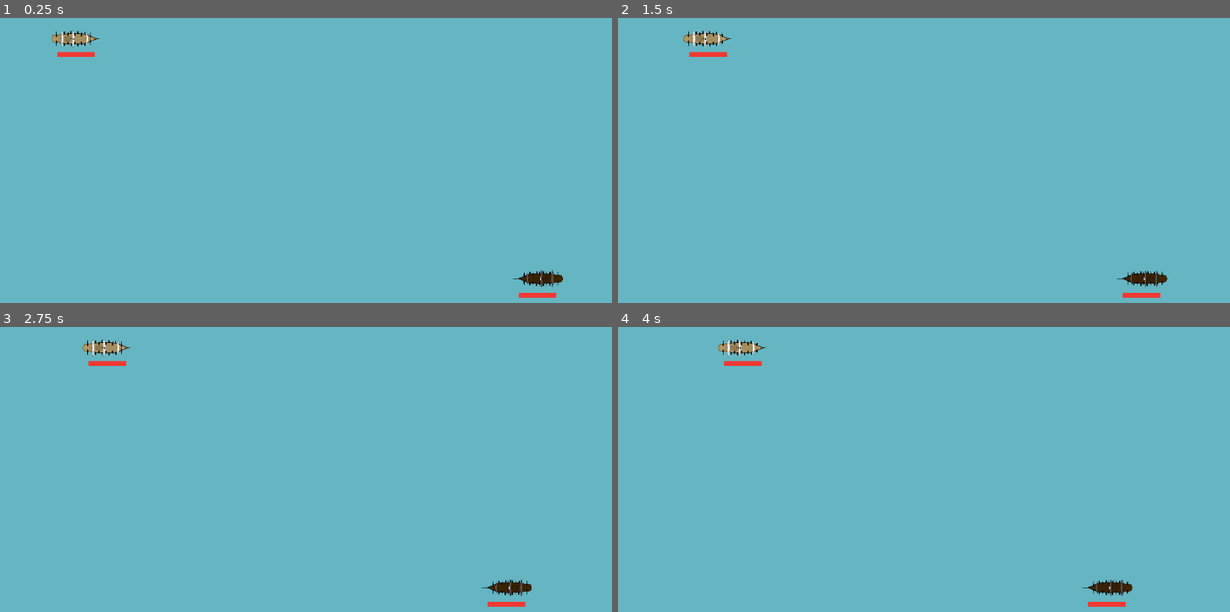
Above: before the commit, frames 1-4 (two rows, left to right).
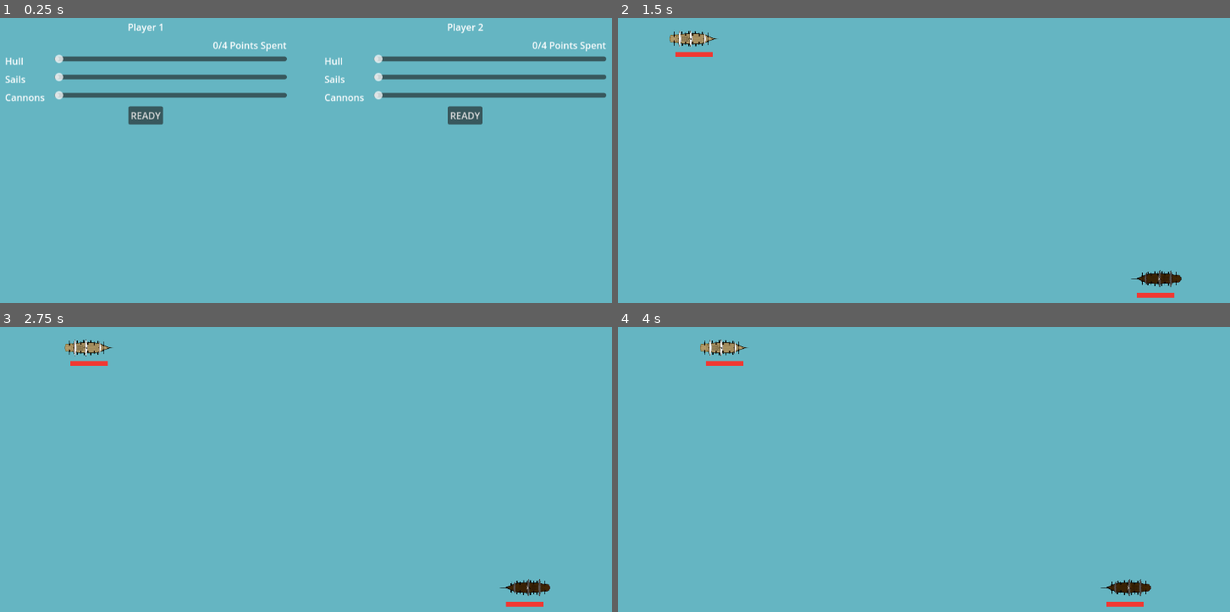
Above: after the commit, the same moments.

Repository: friedev/corsair-warfare
Game: Godot game, scene res://scenes/main.tscn
The game is run twice, just before and just after one commit, with the same random seed, the same clock (stepped at 60 frames per second) and the same inputs.
Inputs (mouse positions are in pixels of both pictures, inside the frame that each line leads up to):
- Up to frame 1 (0.25 s): no input
- Up to frame 2 (1.5 s): click (764, 114) at 0.5 s, where only the run after the commit has a clickable "READY"; click (1083, 114) at 1.25 s, where only the run after the commit has a clickable "READY"
- Up to frame 3 (2.75 s): no input
- Up to frame 4 (4 s): no input

The runs differ from the first frame. In frame 1, 6.7% of the frame differs, in the area x 0-100%, y 1-99%; in frame 2, 0.8%; in frame 3, 1.0%; in frame 4, 1.0%.

Commit message:
Add customization logic

Diff:
--- a/scenes/customization_menu.tscn
+++ b/scenes/customization_menu.tscn
@@ -1,6 +1,7 @@
-[gd_scene load_steps=2 format=3 uid="uid://i2e2c356wg46"]
+[gd_scene load_steps=3 format=3 uid="uid://bs0etbf2qxvdl"]
 
-[ext_resource type="PackedScene" uid="uid://dehe53rxke5t" path="res://scenes/customization_section.tscn" id="1_owfwi"]
+[ext_resource type="Script" path="res://scripts/customization_menu.gd" id="1_i366w"]
+[ext_resource type="PackedScene" uid="uid://bbs8f7tcmbrkl" path="res://scenes/customization_section.tscn" id="1_owfwi"]
 
 [node name="CustomizationMenu" type="MarginContainer"]
 anchors_preset = 15
@@ -12,6 +13,7 @@
 theme_override_constants/margin_top = 64
 theme_override_constants/margin_right = 64
 theme_override_constants/margin_bottom = 64
+script = ExtResource("1_i366w")
 
 [node name="HBoxContainer" type="HBoxContainer" parent="."]
 layout_mode = 2
@@ -27,6 +29,7 @@
 horizontal_alignment = 1
 
 [node name="CustomizationSection1" parent="HBoxContainer/VBoxContainer" instance=ExtResource("1_owfwi")]
+unique_name_in_owner = true
 layout_mode = 2
 
 [node name="VBoxContainer2" type="VBoxContainer" parent="HBoxContainer"]
@@ -39,4 +42,8 @@
 horizontal_alignment = 1
 
 [node name="CustomizationSection2" parent="HBoxContainer/VBoxContainer2" instance=ExtResource("1_owfwi")]
+unique_name_in_owner = true
 layout_mode = 2
+
+[connection signal="player_ready" from="HBoxContainer/VBoxContainer/CustomizationSection1" to="." method="_on_customization_section_1_player_ready"]
+[connection signal="player_ready" from="HBoxContainer/VBoxContainer2/CustomizationSection2" to="." method="_on_customization_section_2_player_ready"]
--- a/scenes/customization_section.tscn
+++ b/scenes/customization_section.tscn
@@ -1,4 +1,6 @@
-[gd_scene format=3 uid="uid://dehe53rxke5t"]
+[gd_scene load_steps=2 format=3 uid="uid://bbs8f7tcmbrkl"]
+
+[ext_resource type="Script" path="res://scripts/customization_section.gd" id="1_sw0ox"]
 
 [node name="CustomizationSection" type="VBoxContainer"]
 anchors_preset = 15
@@ -7,13 +9,16 @@
 grow_horizontal = 2
 grow_vertical = 2
 size_flags_horizontal = 3
+script = ExtResource("1_sw0ox")
+max_points = 4
 
 [node name="TextureRect" type="TextureRect" parent="."]
 layout_mode = 2
 
 [node name="PointsLabel" type="Label" parent="."]
+unique_name_in_owner = true
 layout_mode = 2
-text = "4/4 Points Remaining"
+text = "4/4 Points Spent"
 horizontal_alignment = 2
 
 [node name="HBoxContainer" type="GridContainer" parent="."]
@@ -51,3 +56,14 @@
 layout_mode = 2
 size_flags_horizontal = 3
 max_value = 3.0
+
+[node name="ReadyButton" type="Button" parent="."]
+unique_name_in_owner = true
+layout_mode = 2
+size_flags_horizontal = 4
+text = "READY"
+
+[connection signal="value_changed" from="HBoxContainer/HullSlider" to="." method="_on_slider_value_changed"]
+[connection signal="value_changed" from="HBoxContainer/SailsSlider" to="." method="_on_slider_value_changed"]
+[connection signal="value_changed" from="HBoxContainer/CannonsSlider" to="." method="_on_slider_value_changed"]
+[connection signal="pressed" from="ReadyButton" to="." method="_on_ready_button_pressed"]
--- a/scenes/main.tscn
+++ b/scenes/main.tscn
@@ -1,13 +1,16 @@
-[gd_scene load_steps=5 format=3 uid="uid://b8nmvmqb1gyyp"]
+[gd_scene load_steps=6 format=3 uid="uid://b8nmvmqb1gyyp"]
 
+[ext_resource type="Script" path="res://scripts/main.gd" id="1_dq6dd"]
 [ext_resource type="PackedScene" uid="uid://c0v5jsh58pr1x" path="res://scenes/ship.tscn" id="1_ra0tt"]
 [ext_resource type="Texture2D" uid="uid://ccurknedxv85g" path="res://sprites/ships/white/health_high.png" id="2_1fgds"]
 [ext_resource type="Script" path="res://scripts/camera.gd" id="4_6ifil"]
-[ext_resource type="PackedScene" path="res://scenes/customization_menu.tscn" id="5_ke02y"]
+[ext_resource type="PackedScene" uid="uid://bs0etbf2qxvdl" path="res://scenes/customization_menu.tscn" id="5_ke02y"]
 
 [node name="Main" type="Node"]
+script = ExtResource("1_dq6dd")
 
 [node name="Ship1" parent="." instance=ExtResource("1_ra0tt")]
+unique_name_in_owner = true
 position = Vector2(184, 95)
 player = 1
 texture_health_high = ExtResource("2_1fgds")
@@ -16,6 +19,7 @@
 metadata/_edit_group_ = true
 
 [node name="Ship2" parent="." instance=ExtResource("1_ra0tt")]
+unique_name_in_owner = true
 position = Vector2(972, 506)
 rotation = 3.14159
 player = 2
@@ -27,12 +31,15 @@
 ship2 = NodePath("../Ship2")
 
 [node name="Menus" type="MarginContainer" parent="."]
-visible = false
 anchors_preset = 15
 anchor_right = 1.0
 anchor_bottom = 1.0
 grow_horizontal = 2
 grow_vertical = 2
 
-[node name="CustomizationMenu" parent="Menus" instance=ExtResource("5_ke02y")]
+[node name="CustomizationMenu" parent="Menus" node_paths=PackedStringArray("ship1", "ship2") instance=ExtResource("5_ke02y")]
 layout_mode = 2
+ship1 = NodePath("../../Ship1")
+ship2 = NodePath("../../Ship2")
+
+[connection signal="players_ready" from="Menus/CustomizationMenu" to="." method="_on_customization_menu_players_ready"]
--- /dev/null
+++ b/scripts/customization_menu.gd
@@ -0,0 +1,39 @@
+extends Container
+class_name CustomizationMenu
+
+signal players_ready
+
+@export var ship1: Ship
+@export var ship2: Ship
+
+@onready var section1: CustomizationSection = %CustomizationSection1
+@onready var section2: CustomizationSection = %CustomizationSection2
+
+var player_1_ready := false
+var player_2_ready := false
+
+var hull_values: Array[float] = [1.0, (4.0 / 3.0), (5.0 / 3.0), 2.0]
+var sails_values: Array[float] = [1.0, (4.0 / 3.0), (5.0 / 3.0), 2.0]
+var cannons_values: Array[int] = [3, 4, 5, 6]
+
+
+func apply_customization(ship: Ship, section: CustomizationSection) -> void:
+	ship.max_health = self.hull_values[section.hull_slider.value]
+	ship.speed *= self.sails_values[section.sails_slider.value]
+	ship.cannon_count = self.cannons_values[section.cannons_slider.value]
+
+
+func _on_customization_section_1_player_ready() -> void:
+	self.player_1_ready = true
+	self.apply_customization(self.ship1, self.section1)
+	if self.player_2_ready:
+		self.players_ready.emit()
+		self.hide()
+
+
+func _on_customization_section_2_player_ready() -> void:
+	self.player_2_ready = true
+	self.apply_customization(self.ship2, self.section2)
+	if self.player_1_ready:
+		self.players_ready.emit()
+		self.hide()
--- /dev/null
+++ b/scripts/customization_section.gd
@@ -0,0 +1,58 @@
+extends Container
+class_name CustomizationSection
+
+signal player_ready
+
+@export var max_points: int
+
+var is_player_ready := false
+
+@onready var points_label: Label = %PointsLabel
+@onready var ready_button: Button = %ReadyButton
+
+# TODO DRY?
+@onready var hull_slider: Slider = %HullSlider
+@onready var sails_slider: Slider = %SailsSlider
+@onready var cannons_slider: Slider = %CannonsSlider
+@onready var sliders: Array[Slider] = [
+	self.hull_slider,
+	self.sails_slider,
+	self.cannons_slider
+]
+
+
+func get_points_spent() -> int:
+	var points_spent := 0
+	for slider in self.sliders:
+		points_spent += slider.value
+	return points_spent
+
+
+func refresh() -> void:
+	var points_spent := self.get_points_spent()
+	self.points_label.text = "%d/%d Points Spent" % [points_spent, self.max_points]
+	if points_spent > max_points:
+		self.points_label.modulate = Color.RED
+		self.ready_button.disabled = true
+	else:
+		self.points_label.modulate = Color.WHITE
+		self.ready_button.disabled = false
+
+
+func _on_slider_value_changed(_value: float) -> void:
+	self.refresh()
+
+
+func _on_ready_button_pressed() -> void:
+	if self.get_points_spent() <= self.max_points:
+		self.ready_button.toggle_mode = true
+		self.ready_button.button_pressed = true
+		self.ready_button.disabled = true
+		for slider in self.sliders:
+			slider.editable = false
+		self.is_player_ready = true
+		self.player_ready.emit()
+
+
+func _ready() -> void:
+	self.refresh()
--- /dev/null
+++ b/scripts/main.gd
@@ -0,0 +1,21 @@
+extends Node
+
+@onready var ship1: Ship = %Ship1
+@onready var ship2: Ship = %Ship2
+
+
+func set_ship_enabled(ship: Ship, enabled: bool) -> void:
+	ship.visible = enabled
+	ship.set_process(enabled)
+	ship.set_physics_process(enabled)
+	ship.set_process_input(enabled)
+
+
+func _ready() -> void:
+	self.set_ship_enabled(self.ship1, false)
+	self.set_ship_enabled(self.ship2, false)
+
+
+func _on_customization_menu_players_ready() -> void:
+	self.set_ship_enabled(self.ship1, true)
+	self.set_ship_enabled(self.ship2, true)
Not shown: 2 places in scenes/cannonball.tscn that only renumber resources
